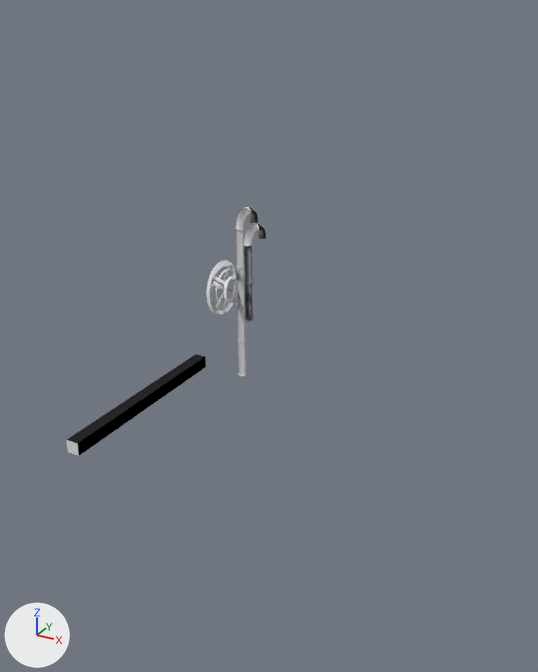
An edit to the glTF model assets/scene/merged-meshes/-2_0_-1_M_TrimSheetMaster.gltf, drawn before and after from the same camera.
Camera for both pictures: a 50 mm lens placed at (43.1, -51.1, 13.5), pointed at (15.1, -0.2, -12.0). Lighting does not change. The marker at lower left points along +X, +Y and +Z. Vertices at the same position are counted once.

The older version as bpy lines, for what is in view:
```python
me_2_0__1_m_trimsheetmaster = bpy.data.meshes.new('-2_0_-1_M_TrimSheetMaster')
me_2_0__1_m_trimsheetmaster.from_pydata(...)  # 2672 vertices, 4460 faces; spans x 9.3..11.9, y -18.8..5.5, z -17.9..-2.2
ob_mesh = bpy.data.objects.new('Mesh', me_2_0__1_m_trimsheetmaster)
ob_mesh.location = (0.0, 0.0, 0.0)
```
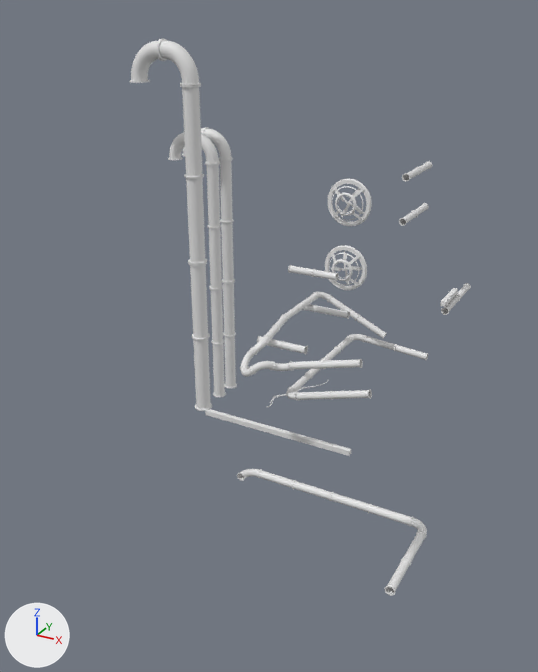
Changed parts and their boxes [x1, y1, x2, y2] in the pictures (538 x 672 px; the box of a moved part takes in the faces that stretch with it):
'Mesh', reshaped (69% wider, 123% taller): before [66, 207, 267, 456]; after [130, 39, 471, 596]
part 1 of me_2_0__1_m_trimsheetmaster, moved or reshaped (not visible before): after [192, 333, 210, 340]
part 2 of me_2_0__1_m_trimsheetmaster, moved or reshaped (not visible before): after [184, 174, 204, 178]
part 3 of me_2_0__1_m_trimsheetmaster, moved or reshaped: before [249, 207, 259, 223]; after [316, 292, 332, 302]
part 4 of me_2_0__1_m_trimsheetmaster, moved or reshaped: before [256, 223, 266, 238]; after [251, 335, 271, 354]
part 5 of me_2_0__1_m_trimsheetmaster, added: after [273, 362, 294, 371]
part 6 of me_2_0__1_m_trimsheetmaster, deleted: before [66, 208, 258, 456]
part 7 of me_2_0__1_m_trimsheetmaster, added: after [205, 161, 471, 596]
part 8 of me_2_0__1_m_trimsheetmaster, added: after [130, 39, 237, 411]

The change in detail:
me_2_0__1_m_trimsheetmaster is used by ob_mesh; location (0.0, 0.0, 0.0).
me_2_0__1_m_trimsheetmaster had 2672 vertices, 4460 faces and spanned x 9.3..11.9, y -18.8..5.5, z -17.9..-2.2.
me_2_0__1_m_trimsheetmaster now has 12992 vertices, 22636 faces and spans x 5.0..31.1, y -19.0..27.6, z -24.8..12.1.
me_2_0__1_m_trimsheetmaster part 1: the loose piece of 72 vertices spanning x 11.1..11.9, y 2.2..3.0, z -8.6 is turned 135 degrees about the z axis through its middle and scaled by 1.29, then moved by (9.2, -21.1, 4.9).
me_2_0__1_m_trimsheetmaster part 2: the loose piece of 72 vertices spanning x 10.3..11.1, y 2.2..3.0, z -7.3..-7.2 is turned -150 degrees about the z axis through its middle and scaled by 1.29, then moved by (10.0, -21.1, 12.7).
me_2_0__1_m_trimsheetmaster part 3: the loose piece of 297 vertices spanning x 10.3..11.1, y 3.8..5.5, z -3.8..-2.2 is turned -65 degrees about the y axis through its middle, then moved by (1.5, 12.0, -11.3).
me_2_0__1_m_trimsheetmaster part 4: the loose piece of 226 vertices spanning x 11.1..11.9, y 3.8..5.4, z -5.1..-3.5 is multiplied about its middle by the matrix ((-0.696, 0.174, 0.696), (-0.123, -0.985, 0.123), (0.707, 0.0, 0.707)), then moved by (1.1, -1.8, -10.1).
me_2_0__1_m_trimsheetmaster part 5: the loose piece of 226 vertices spanning x 11.1..11.9, y 3.8..5.4, z -5.1..-3.5 is copied, and the copy is multiplied about its middle by the matrix ((0.318, -0.873, 0.37), (-0.612, 0.109, 0.783), (-0.724, -0.475, -0.5)), then moved by (3.7, -2.6, -11.4); it spans x 14.2..16.3, y 1.2..2.6, z -16.2..-15.2.
me_2_0__1_m_trimsheetmaster part 6: 24 loose pieces with 1717 vertices, spanning x 9.3..11.9, y -18.8..3.8, z -17.9..-2.3, are deleted.
me_2_0__1_m_trimsheetmaster part 7: 7619 vertices added at x 5.0..31.1, y -10.8..27.6, z -24.8..-1.1.
me_2_0__1_m_trimsheetmaster part 8: 2896 vertices added at x 17.0..21.2, y -19.0..-15.0, z -8.4..12.1.
